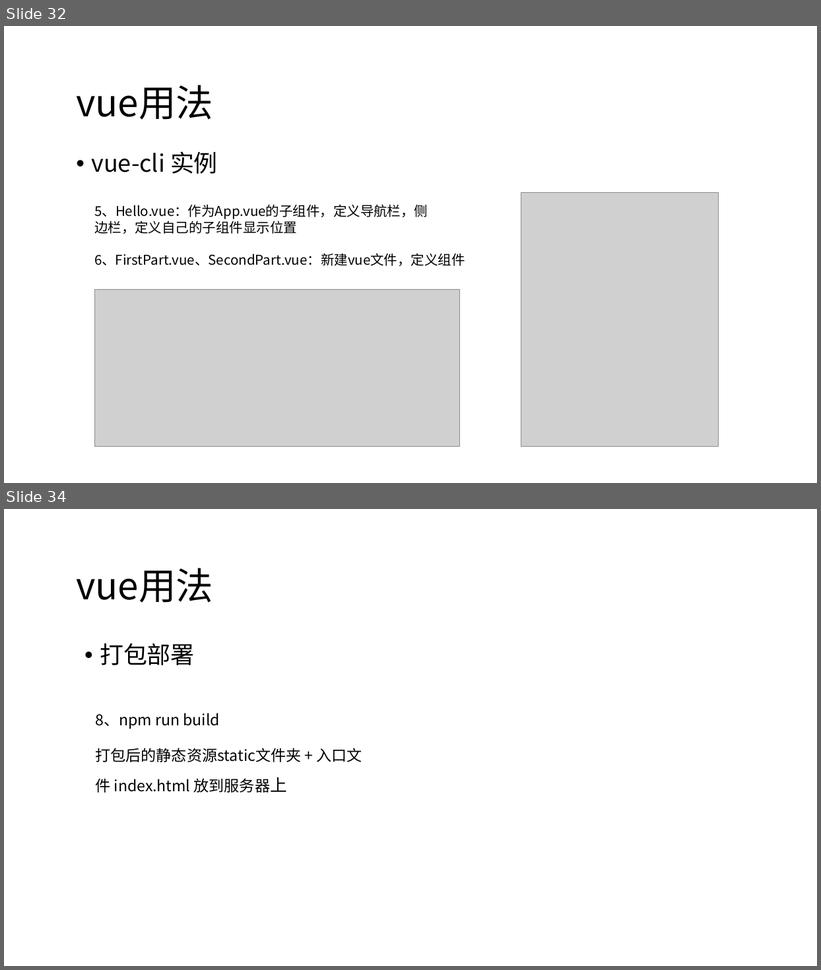
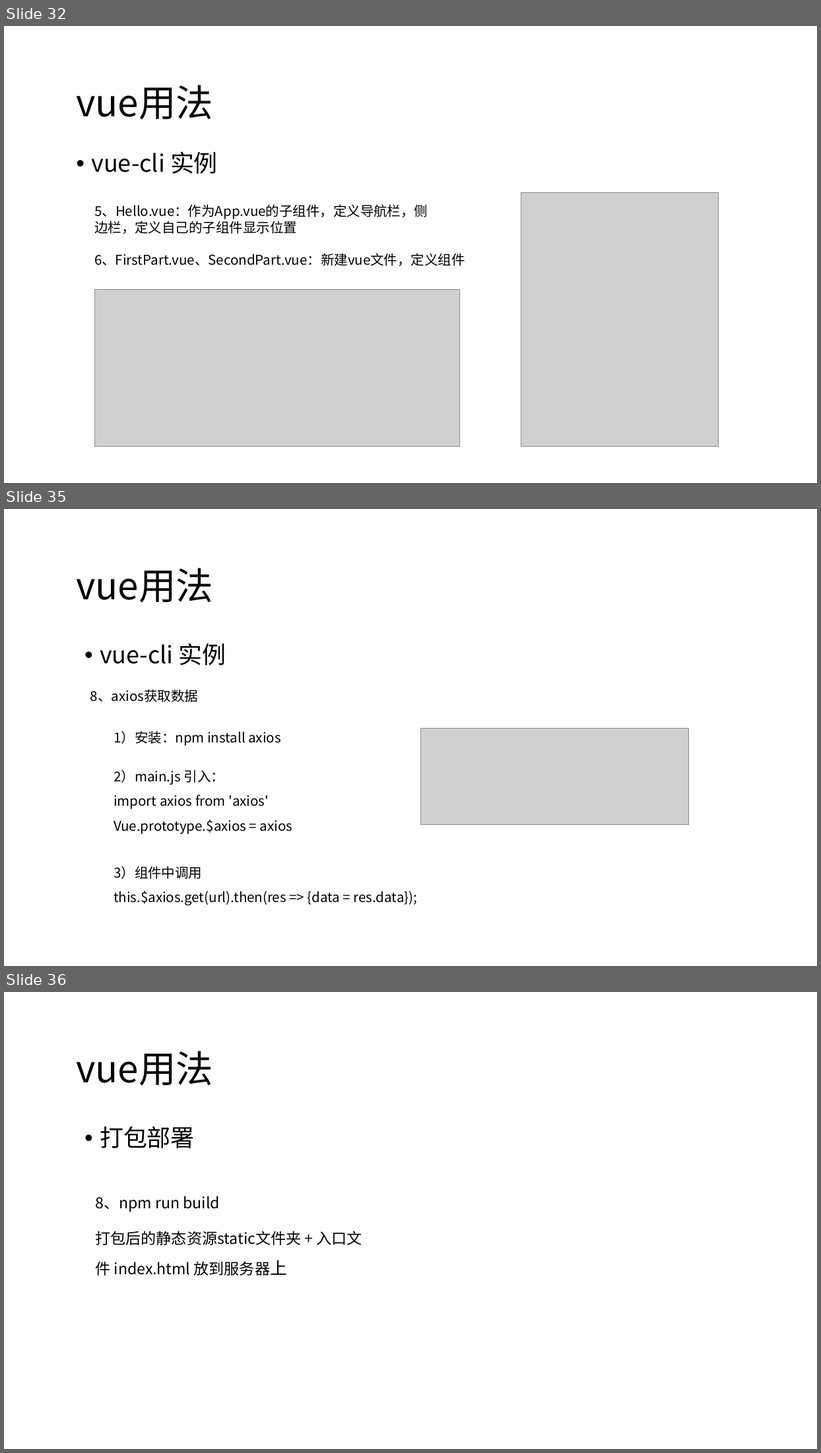
Before and after one commit to candisecandise/gitpractice, a slide deck: 前后端分离初探.pptx. Shown one above the other, each under a label of ours: slides 32 and 34 before the commit, slides 32, 35 and 36 after it; the slides between them are not shown. The pictures are 821x970 and 821x1453 pixels, drawn with LibreOffice and Linux fonts; fonts in the diff are those of the drawing; grey boxes stand for pictures. Boxes give left, top, right and bottom in pixels: in the first picture for what was removed or moved away, otherwise in the second. Text is boxed around its words. In the diff, an @@ line names an element or a change of style, - is before the commit and + after.

```diff
--- a/前后端分离初探.pptx
+++ b/前后端分离初探.pptx
@@ slide 35 added at (4, 509, 817, 966), background #FFFFFF @@
@@ text added at (76, 568, 213, 603), 44 pt, text #000000 @@
+vue用法
@@ text added at (100, 643, 226, 665), 28 pt, text #000000 @@
+• vue-cli 实例
@@ text added at (90, 689, 198, 702), 16 pt, text #000000 @@
+8、axios获取数据
@@ text added at (114, 731, 281, 746), 16 pt, text #000000 @@
+1）安装：npm install axios
@@ picture added at (420, 729, 689, 825) @@
@@ text added at (114, 770, 292, 834), 16 pt, text #000000 @@
+2）main.js 引入：
+import axios from 'axios'
+Vue.prototype.$axios = axios
@@ text added at (114, 866, 417, 906), 16 pt, text #000000 @@
+3）组件中调用
+this.$axios.get(url).then(res => {data = res.data});
@@ what was slide 34 is now slide 36 @@
```
Also in this commit, not shown: 2 slides changed, 1 other slide added, 6 other files.
